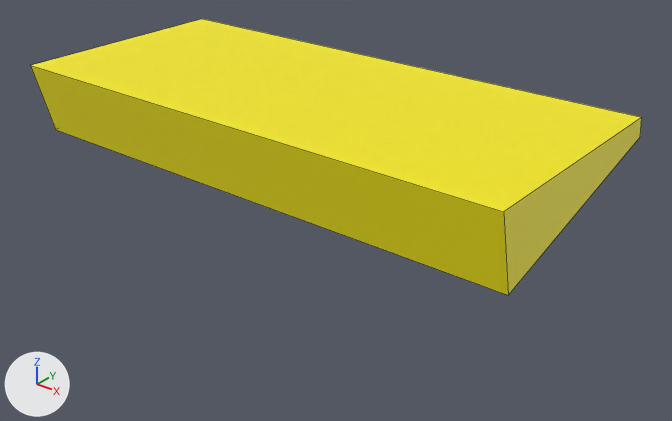
Renders of the FBX model 3S_game_engine/assets/models/serializable/corner_beach.fbx from each side of a commit.
The view is the same before and after, from a camera (50 mm lens) standing at (2.79, -3.36, 1.68) and looking at (0.14, -0.05, -0.37). The lights are fixed; the arrows at lower left show +X, +Y and +Z. Mesh edges are drawn as thin lines.

The older version as bpy lines, for what is in view:
```python
me_mesh_027 = bpy.data.meshes.new('Mesh.027')
me_mesh_027.from_pydata(...)  # 9 vertices, 5 faces; spans x -1.4..1.4, y -0.68..0.58, z -0.15..0.24
me_mesh_027.materials.append(mat_material__25_012)  # yellow #f9ed00
# before: 0 (-1.4, 0.58, 0.14), 1 (1.4, 0.58, 0.14) at pixel (640, 136), 6 (-1.4, -0.58, -0.15) at pixel (55, 129), 7 (-1.4, -0.58, -0.15) at pixel (55, 129), 8 (1.4, -0.58, -0.15) at pixel (508, 295)
ob_box001_001 = bpy.data.objects.new('Box001.001', me_mesh_027)
ob_box001_001.location = (0.0, 0.0, 0.0)
```
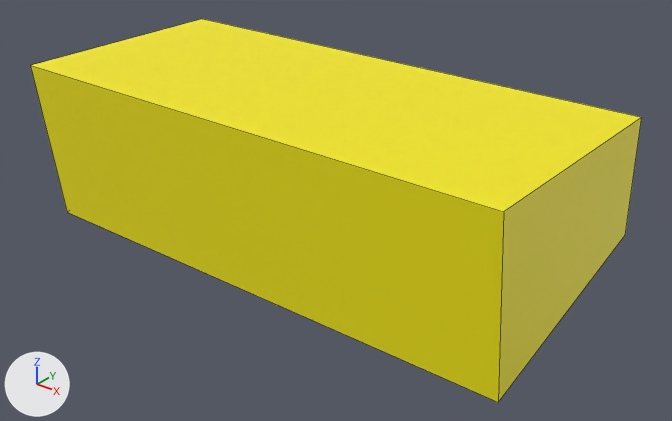
Boxes (x1, y1, x2, y2) around the edits, measured in the pictures (672 x 421 px; the box of a moved part takes in the faces that stretch with it):
'Box001.001', reshaped (39% taller): before (30, 19, 642, 295); after (30, 19, 642, 402)
part 1 of me_mesh_027, moved or reshaped: before (30, 65, 641, 295); after (30, 65, 641, 402)

The change, as a diff of the scene's bpy script:
```diff
--- a/3S_game_engine/assets/models/serializable/corner_beach.fbx.py
+++ b/3S_game_engine/assets/models/serializable/corner_beach.fbx.py
@@ me_mesh_027 @@
 me_mesh_027.from_pydata(...)  # 9 vertices, 5 faces; spans x -1.4..1.4, y -0.68..0.58, z -0.15..0.24
 # used by ob_box001_001; location = (0.0, 0.0, 0.0)
+# me_mesh_027 part 1
+for i in [0, 1, 6, 7, 8]: me_mesh_027.vertices[i].co += Vector((0.0, 0.0, -0.5))
 me_mesh_027.materials.append(mat_material__25_012)
```
